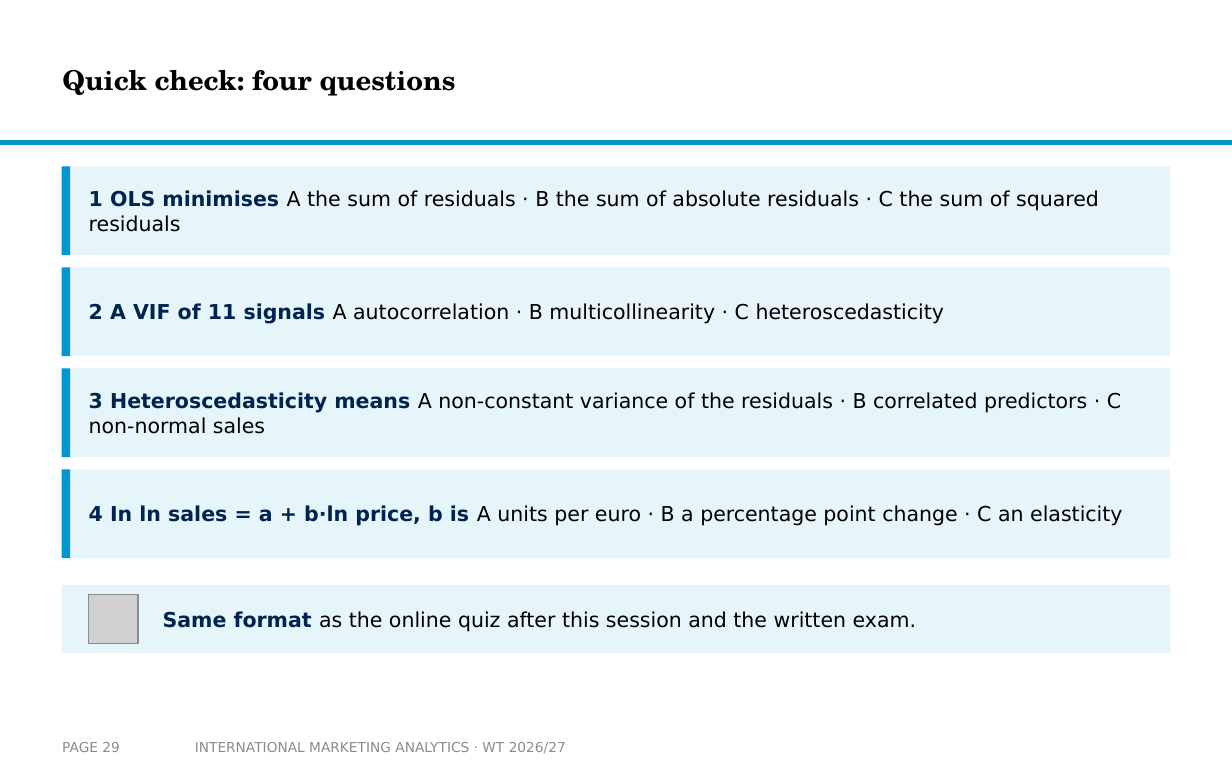
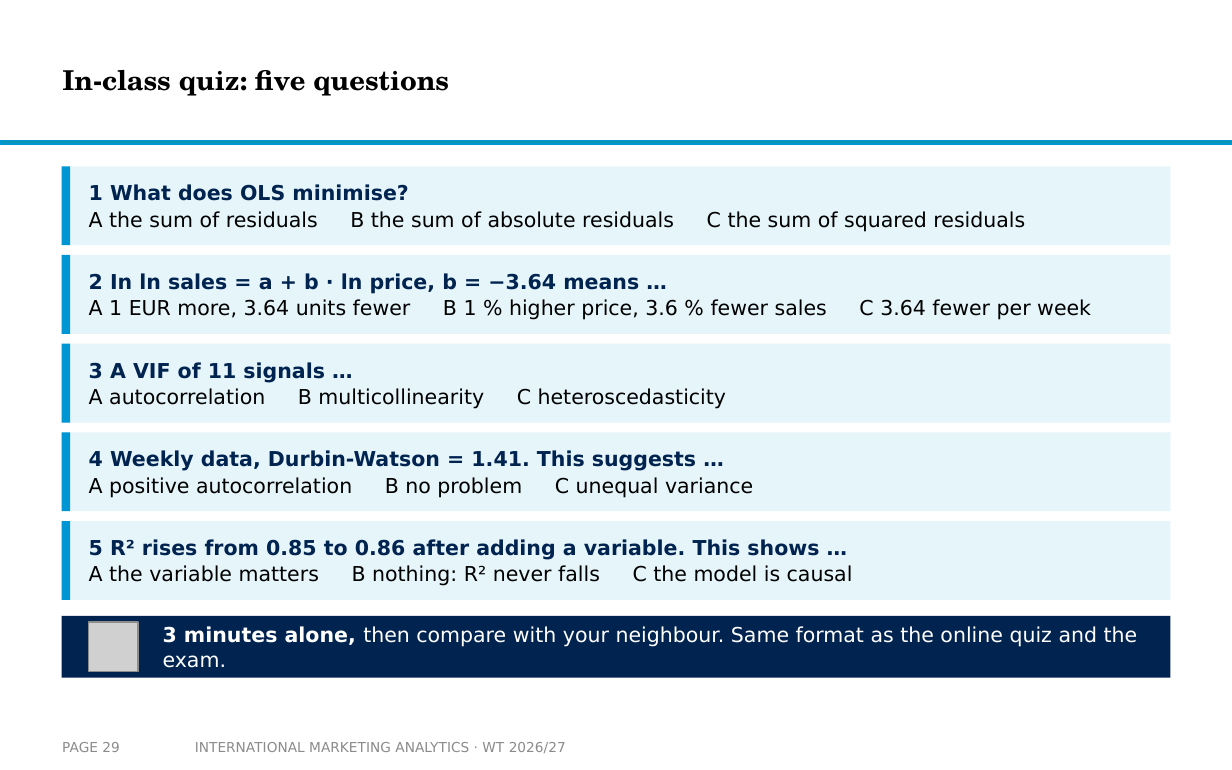
Before and after one commit to arnefloh-wu/International-Marketing-Analytics, a slide deck: slide 29 of slides/01c_linear-regression_WT26-27.pptx. Drawn at 1232x770 pixels with LibreOffice and Linux fonts; fonts in the diff are those of the drawing; grey boxes stand for pictures; background and template pictures are left out. Boxes give left, top, right and bottom in pixels: in the first picture for what was removed or moved away, otherwise in the second. Text is boxed around its words. In the diff, an @@ line names an element or a change of style, - is before the commit and + after.

```diff
--- a/slides/01c_linear-regression_WT26-27.pptx
+++ b/slides/01c_linear-regression_WT26-27.pptx
@@ title at box(62, 70, 449, 96): text changed @@
-Quick check: four questions
+In-class quiz: five questions
@@ rectangle: place and size @@
-rectangle at box(62, 166, 1170, 255)
+rectangle at box(62, 166, 1170, 245)
@@ rectangle: place and size @@
-rectangle at box(62, 166, 70, 255)
+rectangle at box(62, 166, 70, 245)
@@ text at box(89, 184, 1025, 232): text changed @@
-1 OLS minimises A the sum of residuals · B the sum of absolute residuals · C the sum of squared residuals
+1 What does OLS minimise?
+A the sum of residuals B the sum of absolute residuals C the sum of squared residuals
@@ rectangle: place and size @@
-rectangle at box(62, 267, 1170, 356)
+rectangle at box(62, 255, 1170, 334)
@@ rectangle: place and size @@
-rectangle at box(62, 267, 70, 356)
+rectangle at box(62, 255, 70, 334)
@@ text added at box(89, 273, 1091, 320), 12 pt, text #000000 @@
+2 In ln sales = a + b · ln price, b = −3.64 means …
+A 1 EUR more, 3.64 units fewer B 1 % higher price, 3.6 % fewer sales C 3.64 fewer per week
@@ rectangle: place and size @@
-rectangle at box(62, 368, 1170, 457)
+rectangle at box(62, 344, 1170, 423)
@@ rectangle: place and size @@
-rectangle at box(62, 368, 70, 457)
+rectangle at box(62, 344, 70, 423)
@@ text at box(89, 362, 726, 409): text changed @@
-2 A VIF of 11 signals A autocorrelation · B multicollinearity · C heteroscedasticity
+3 A VIF of 11 signals …
+A autocorrelation B multicollinearity C heteroscedasticity
@@ text removed at box(89, 392, 1121, 434) @@
-3 Heteroscedasticity means A non-constant variance of the residuals · B correlated predictors · C non-normal sales
@@ rectangle: place and size @@
-rectangle at box(62, 469, 1170, 558)
+rectangle at box(62, 432, 1170, 511)
@@ rectangle: place and size @@
-rectangle at box(62, 469, 70, 558)
+rectangle at box(62, 432, 70, 511)
@@ text at box(89, 450, 753, 498): text changed @@
-4 In ln sales = a + b·ln price, b is A units per euro · B a percentage point change · C an elasticity
+4 Weekly data, Durbin-Watson = 1.41. This suggests …
+A positive autocorrelation B no problem C unequal variance
@@ rectangle: place and size @@
-rectangle at box(62, 585, 1170, 653)
+rectangle at box(62, 521, 1170, 600)
@@ rectangle added at box(62, 521, 70, 600), fill #0096D3 @@
@@ text added at box(89, 539, 853, 586), 12 pt, text #000000 @@
+5 R² rises from 0.85 to 0.86 after adding a variable. This shows …
+A the variable matters B nothing: R² never falls C the model is causal
@@ picture removed at box(89, 595, 138, 644) @@
@@ rectangle added at box(62, 616, 1170, 678), fill #002350 @@
@@ picture added at box(89, 622, 138, 671) @@
@@ text at box(163, 626, 1138, 668): text changed; text colour #000000 to #FFFFFF @@
-Same format as the online quiz after this session and the written exam.
+3 minutes alone, then compare with your neighbour. Same format as the online quiz and the exam.
```
Also in this commit, not shown: 3 other files.
